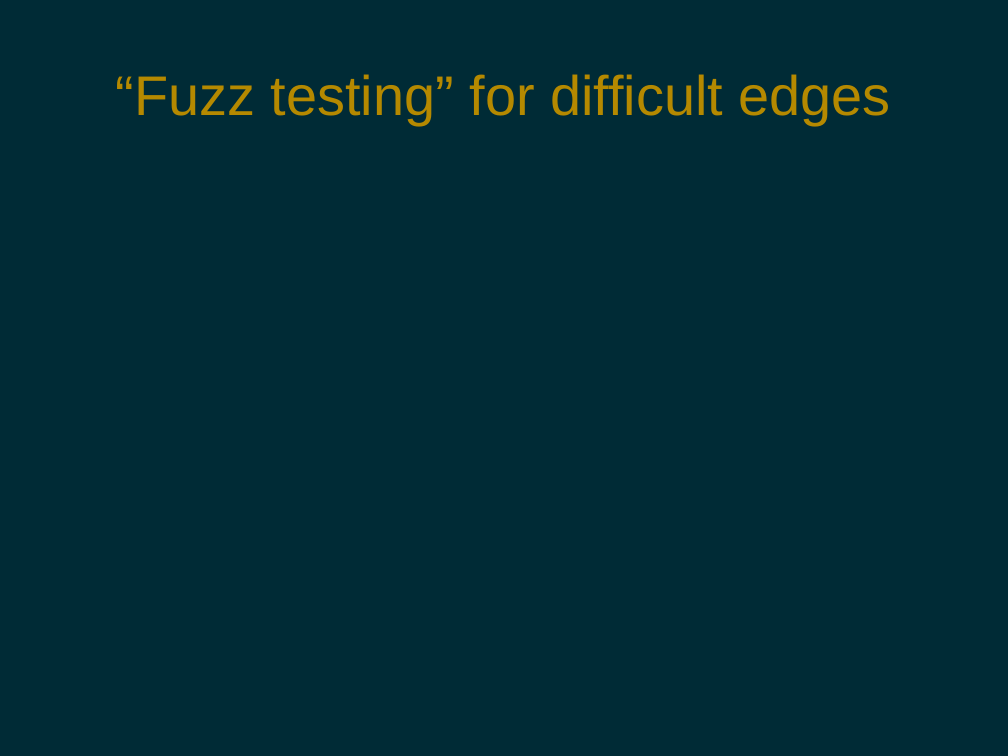
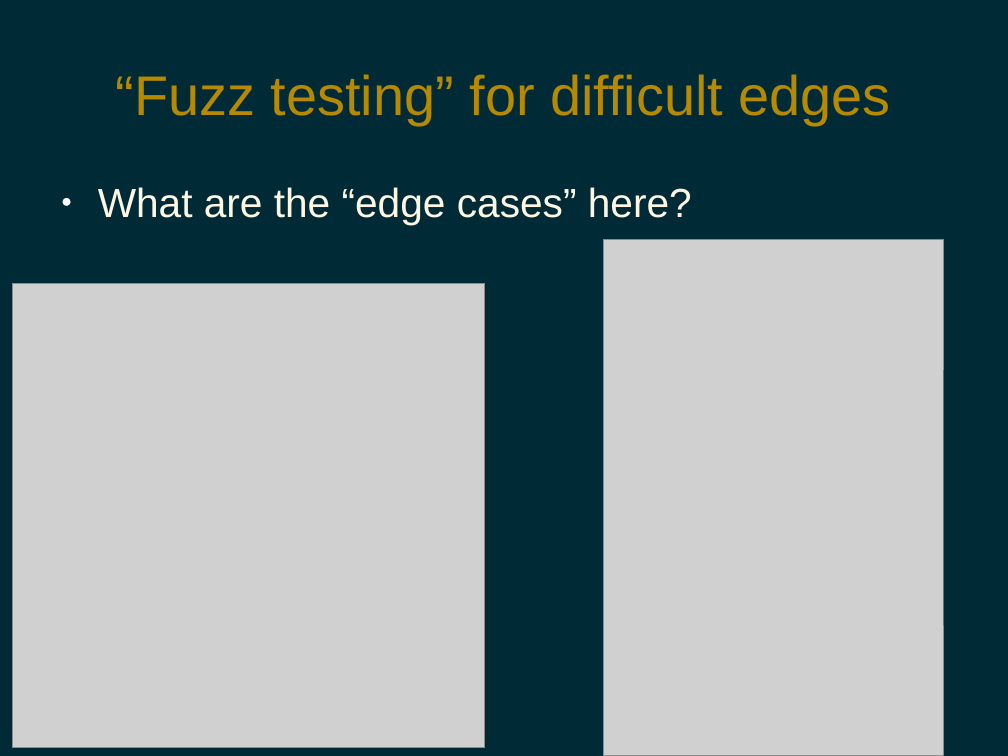
Before and after one commit to pdg137/randomness-pres, a slide deck: slide 3 of randomness.odp. Drawn at 1008x756 pixels with LibreOffice and Linux fonts; fonts in the diff are those of the drawing; grey boxes stand for pictures. Boxes give left, top, right and bottom in pixels: in the first picture for what was removed or moved away, otherwise in the second. Text is boxed around its words. In the diff, an @@ line names an element or a change of style, - is before the commit and + after.

```diff
--- a/randomness.odp
+++ b/randomness.odp
@@ text added at (98, 187, 692, 225), 32 pt, text #FDF6E3 @@
+● What are the “edge cases” here?
@@ picture added at (604, 240, 943, 756) @@
@@ picture added at (12, 284, 485, 748) @@
```
Also in this commit, not shown: 6 other slides changed, 1 slide added, 5 slides removed, 3 other files.
